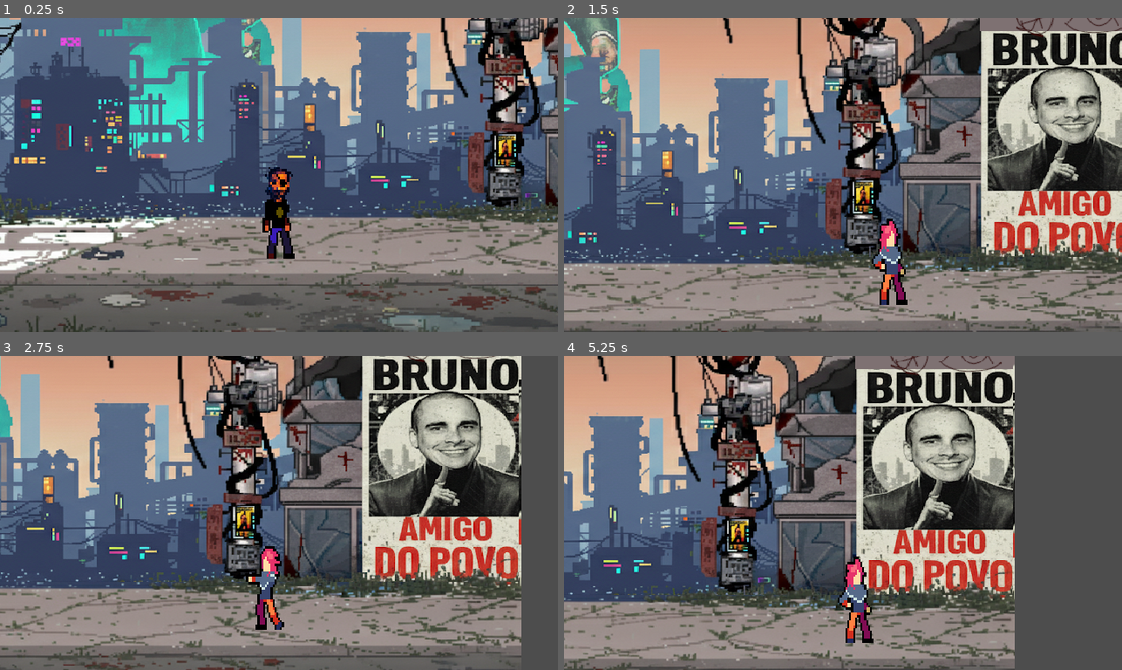
Above: before the commit, frames 1-4 (two rows, left to right).
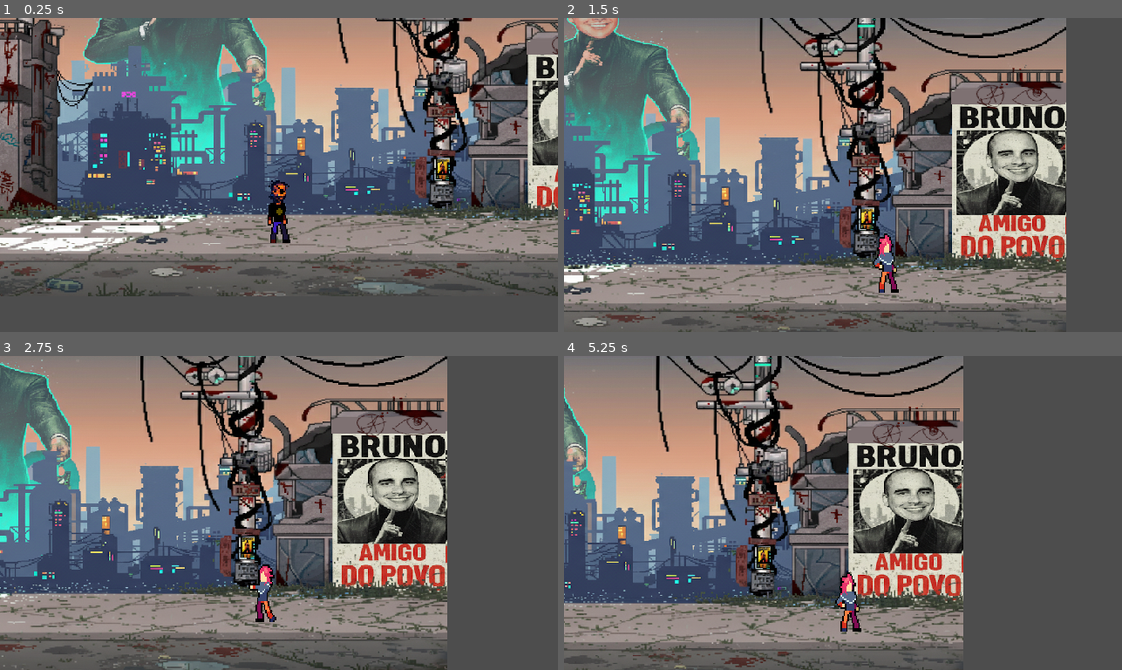
Above: after the commit, the same moments.

Repository: hericmr/santospunk
Game: Godot game, scene res://Game.tscn
The game is run twice, just before and just after one commit, with the same random seed, the same clock (stepped at 60 frames per second) and the same inputs.
Inputs:
- Up to frame 1 (0.25 s): no input
- Up to frame 2 (1.5 s): tap Enter (ui_accept) at 0.5 s; hold Right (move_right) from 0.53 s (still down); tap J (attack) at 0.6 s; tap Space (jump) at 0.77 s; tap K (attack2) at 1.35 s
- Up to frame 3 (2.75 s): tap Space (jump) at 1.52 s; release Right (move_right) at 2.03 s; hold Left (move_left) from 2.03 s (still down); tap E (interact) at 2.1 s
- Up to frame 4 (5.25 s): release Left (move_left) at 2.78 s; hold Right (move_right) 2.78-4.28 s; tap J (attack) at 2.85, 5.1 s; tap Space (jump) at 3.02, 3.77, 4.52 s; tap K (attack2) at 3.6 s; hold Left (move_left) 4.28-5.03 s; tap E (interact) at 4.35 s; hold Right (move_right) from 5.03 s (still down)

The runs differ from the first frame. In frame 1, 65% of the frame differs, in the area x 0-100%, y 0-100%; in frame 2, 74%; in frame 3, 69%; in frame 4, 61%.

Commit message:
Clean up project: remove unused files and assets, keep only essential files

Diff:
--- a/Game.tscn
+++ b/Game.tscn
@@ -30,12 +30,14 @@
 scale = Vector2(1.10851, 1.22073)
 
 [node name="Camera2D" type="Camera2D" parent="Player"]
-zoom = Vector2(0.88, 0.99)
+zoom = Vector2(0.635, 0.68)
 position_smoothing_enabled = true
+position_smoothing_speed = 4.0
 drag_vertical_offset = -1.0
-drag_left_margin = 0.6
-drag_top_margin = 0.58
-drag_bottom_margin = 0.74
+drag_left_margin = 0.4
+drag_top_margin = 0.7
+drag_right_margin = 0.23
+drag_bottom_margin = 1.0
 
 [node name="StaticBody2D" type="StaticBody2D" parent="."]
 
Not shown, changed: index.html
Not shown, changed: index.pck
